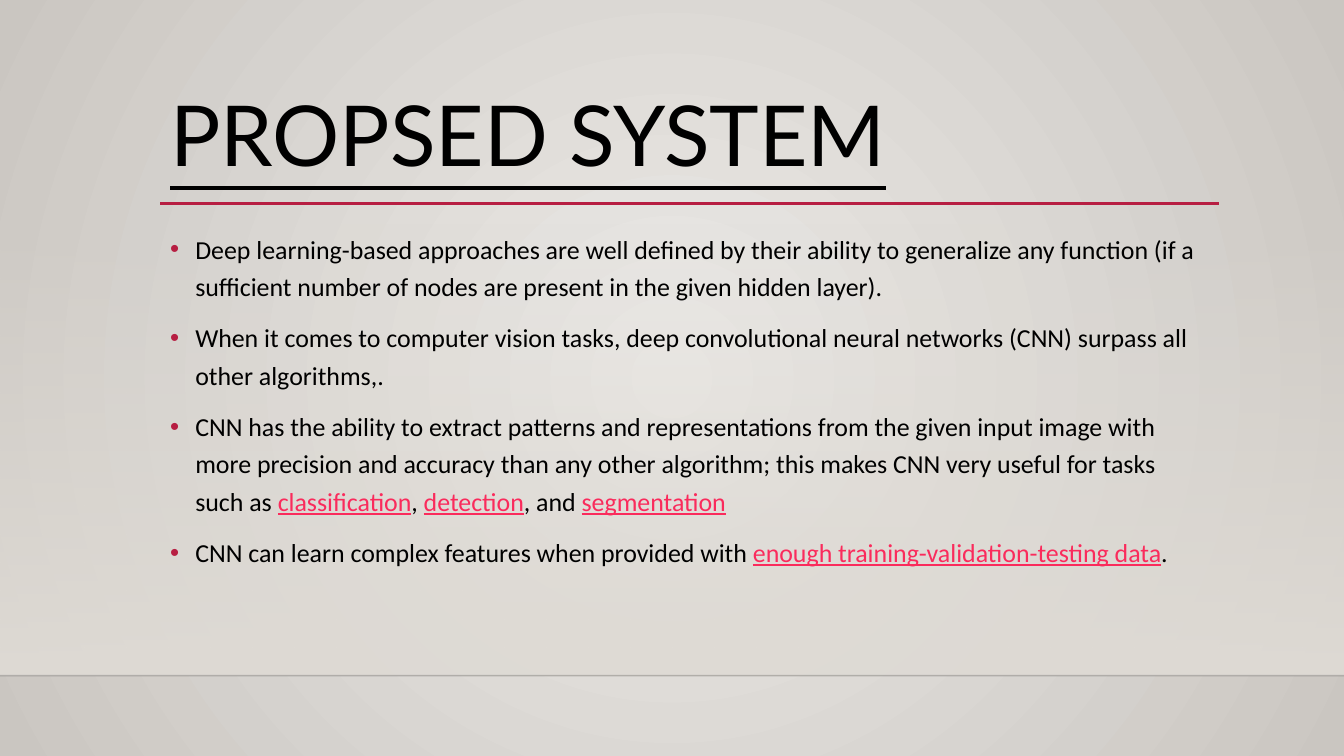
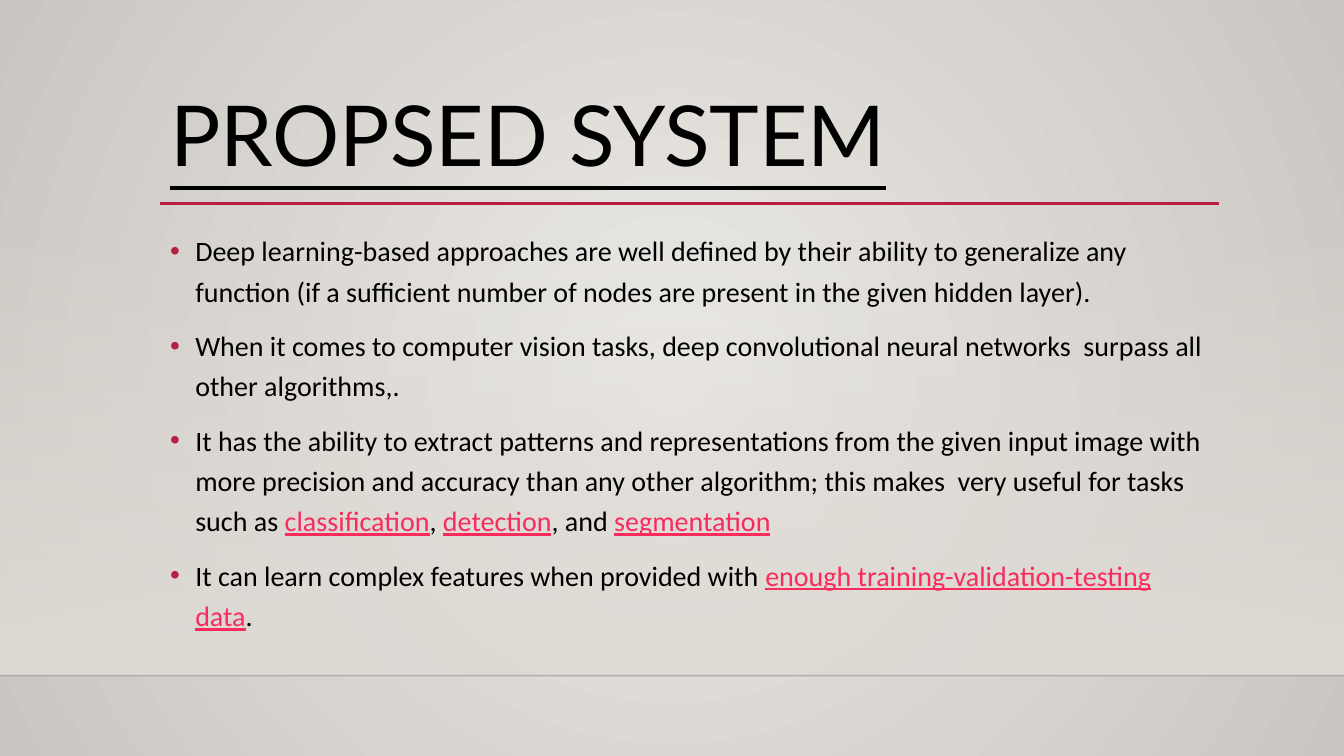
Before and after one commit to AleenaPoulose/main_project, a slide deck: slide 7 of HUMAN POSE ESTIMATION.pptx. Drawn at 1344x756 pixels with LibreOffice and Linux fonts; fonts in the diff are those of the drawing; background and template pictures are left out. Boxes give left, top, right and bottom in pixels: in the first picture for what was removed or moved away, otherwise in the second. Text is boxed around its words. In the diff, an @@ line names an element or a change of style, - is before the commit and + after.

```diff
--- a/HUMAN POSE ESTIMATION.pptx
+++ b/HUMAN POSE ESTIMATION.pptx
@@ text at <box>195,241,1126,307</box>: size 18.5 to 20 pt in "Deep learning-based approaches are well defined by ..." @@
@@ text at <box>195,336,1201,591</box>: text changed; size 18.5 to 20 pt @@
-• When it comes to computer vision tasks, deep convolutional neural networks (CNN) surpass all other algorithms,.
-• CNN has the ability to extract patterns and representations from the given input image with more precision and accuracy than any other algorithm; this makes CNN very useful for tasks such as classification, detection, and segmentation
-• CNN can learn complex features when provided with enough training-validation-testing data.
+• When it comes to computer vision tasks, deep convolutional neural networks surpass all other algorithms,.
+• It has the ability to extract patterns and representations from the given input image with more precision and accuracy than any other algorithm; this makes very useful for tasks such as classification, detection, and segmentation
+• It can learn complex features when provided with enough training-validation-testing data.
```
Also in this commit, not shown: 3 other slides changed, 4 slides added.
